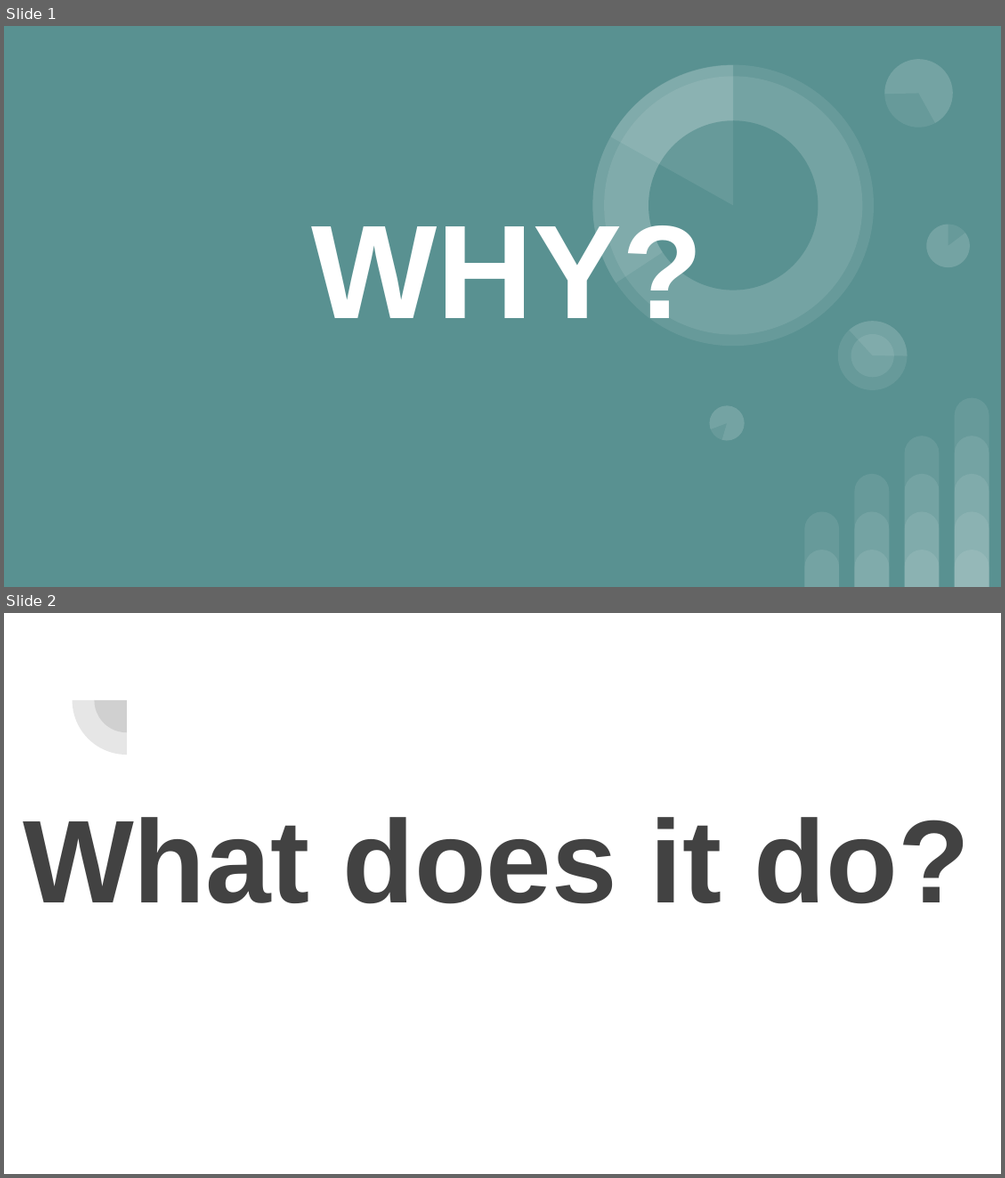
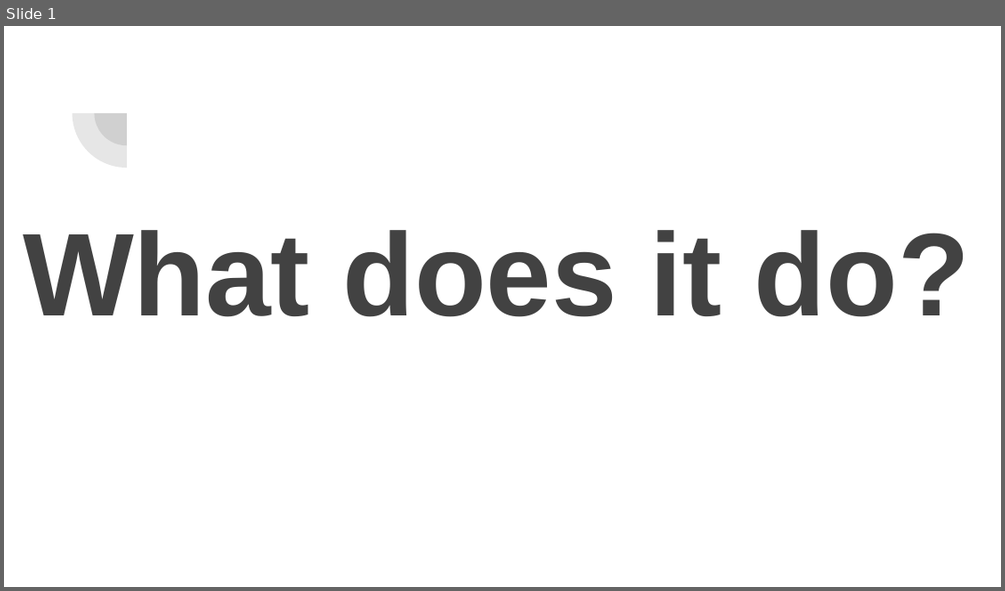
Before and after one commit to NIXBLACK11/telegramOrganizationChatBot, a slide deck: mooc/WHY_.pptx. Shown one above the other, each under a label of ours: slides 1 and 2 before the commit, slide 1 after it. The pictures are 1005x1178 and 1005x591 pixels, drawn with LibreOffice and Linux fonts; fonts in the diff are those of the drawing. Boxes give left, top, right and bottom in pixels: in the first picture for what was removed or moved away, otherwise in the second. Text is boxed around its words. In the diff, an @@ line names an element or a change of style, - is before the commit and + after.

```diff
--- a/mooc/WHY_.pptx
+++ b/mooc/WHY_.pptx
@@ slide 1 removed at (x1=4, y1=26, x2=1001, y2=587), background #599191 @@
@@ title removed at (x1=312, y1=225, x2=704, y2=318) @@
-WHY?
@@ group removed at (x1=554, y1=26, x2=969, y2=445): 8 ellipses, 6 pie slice (boxed as its full ellipse)s @@
@@ group removed at (x1=804, y1=398, x2=989, y2=586): 14 round same rects @@
@@ what was slide 2 is now slide 1 @@
```
Also in this commit, not shown: 1 slide added, 3 other files.
